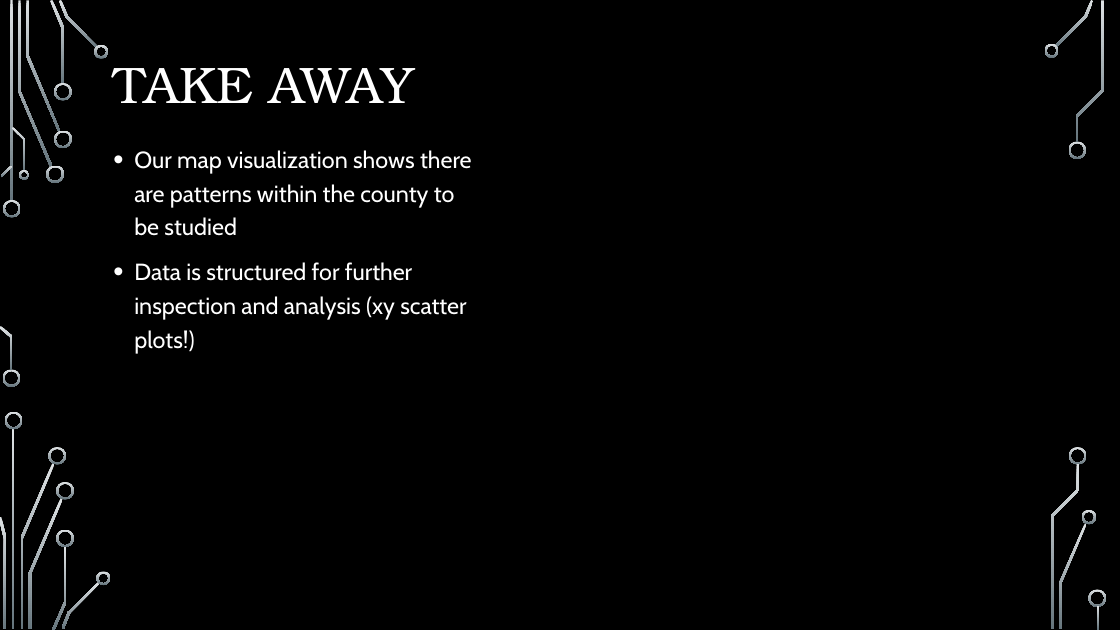
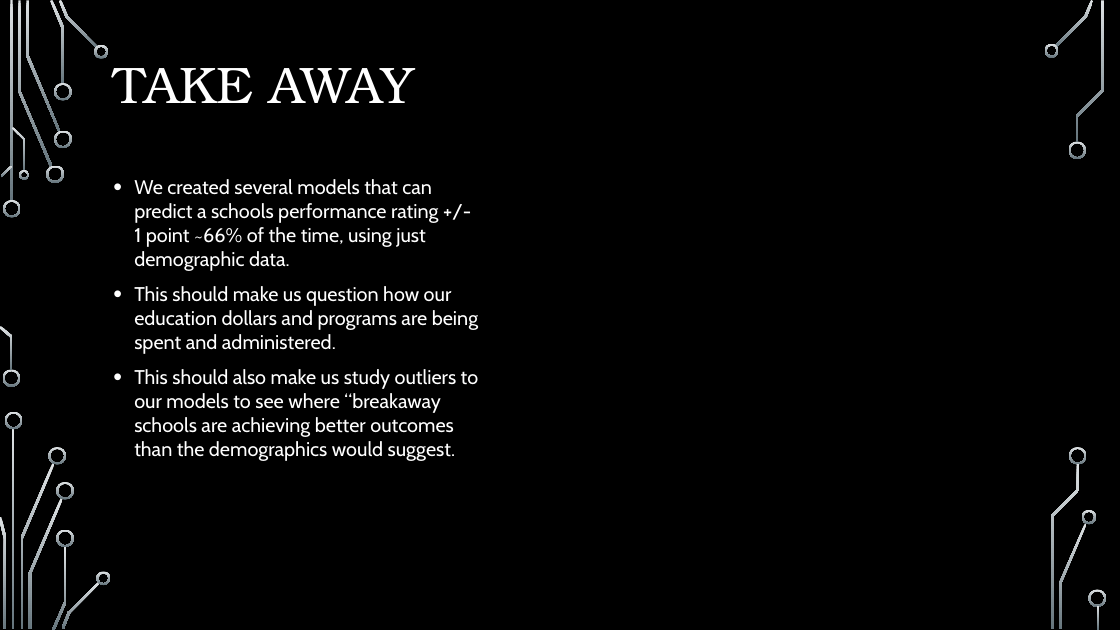
Before and after one commit to pkorat/ML-School-Rating-Prediction-Model, a slide deck: slide 11 of Final_Presentation_Project4.pptx (slide 12 before the commit). Drawn at 1120x630 pixels with LibreOffice and Linux fonts; fonts in the diff are those of the drawing; background and template pictures are left out. Boxes give left, top, right and bottom in pixels: in the first picture for what was removed or moved away, otherwise in the second. Text is boxed around its words. In the diff, an @@ line names an element or a change of style, - is before the commit and + after.

Commit message:
power point edit

```diff
--- a/Final_Presentation_Project4.pptx
+++ b/Final_Presentation_Project4.pptx
@@ text at (134,179,479,461): text changed; size 20 to 17 pt @@
-• Our map visualization shows there are patterns within the county to be studied
-• Data is structured for further inspection and analysis (xy scatter plots!)
+• We created several models that can predict a schools performance rating +/- 1 point ~66% of the time, using just demographic data.
+• This should make us question how our education dollars and programs are being spent and administered.
+• This should also make us study outliers to our models to see where “breakaway schools are achieving better outcomes than the demographics would suggest.
```
Also in this commit, not shown: 4 other slides changed, 3 slides added, 4 slides removed, 1 other file.
